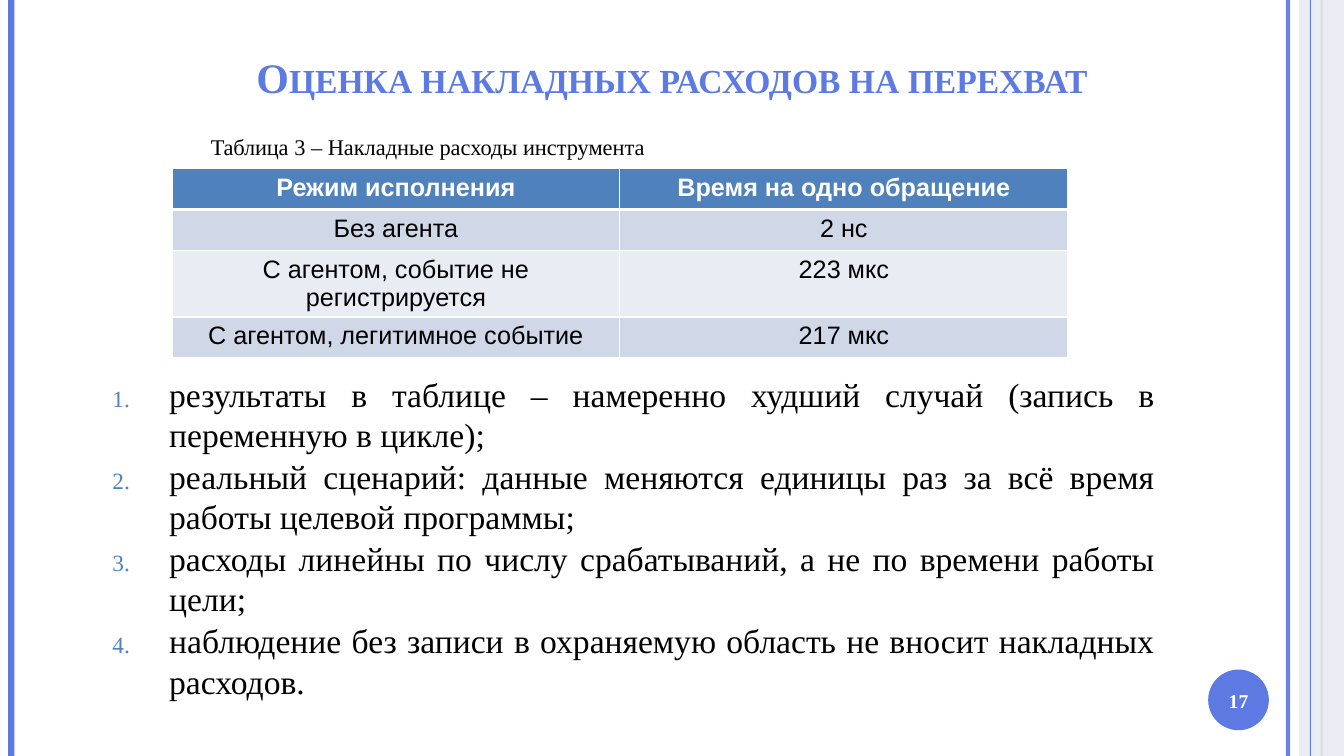
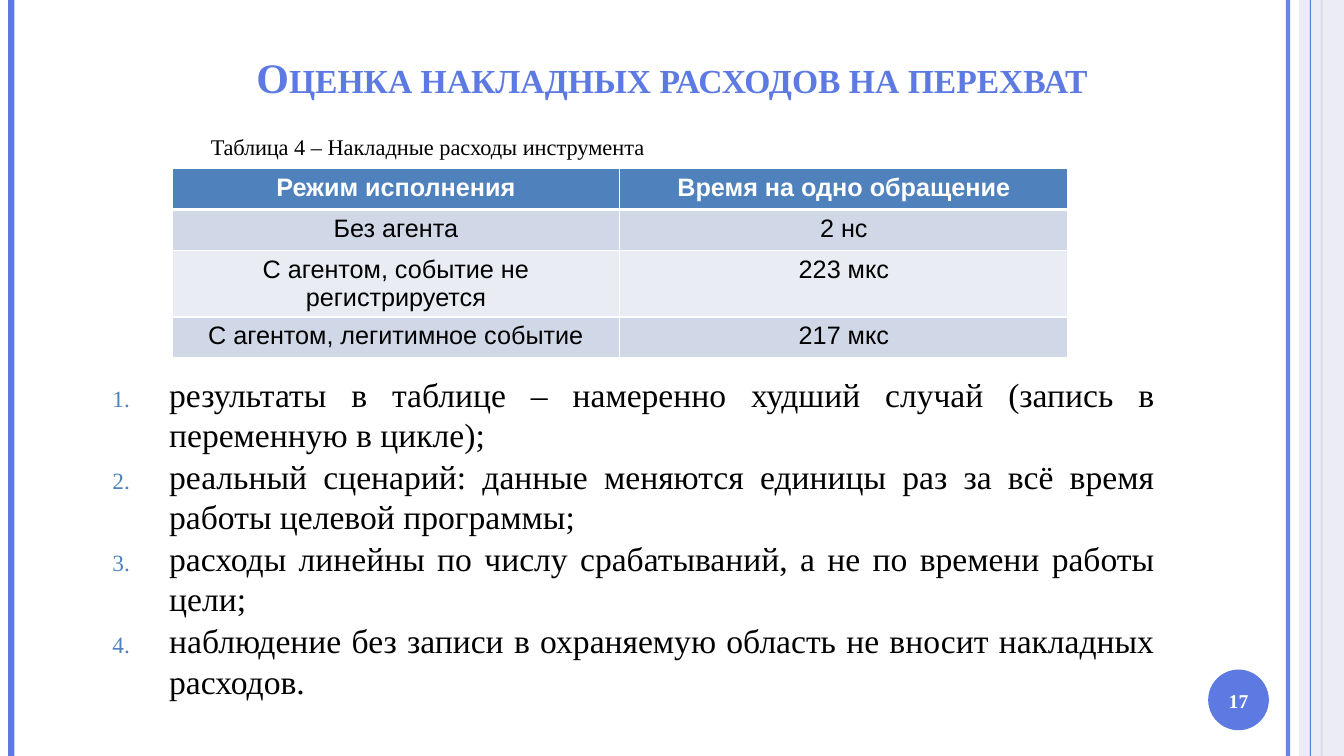
Before and after one commit to HotHeadd/nir_mephi, a slide deck: slide 17 of part2/Презентация.pptx. Drawn at 1344x756 pixels with LibreOffice and Linux fonts; fonts in the diff are those of the drawing; background and template pictures are left out. Boxes give left, top, right and bottom in pixels: in the first picture for what was removed or moved away, otherwise in the second. Text is boxed around its words. In the diff, an @@ line names an element or a change of style, - is before the commit and + after.

```diff
--- a/part2/Презентация.pptx
+++ b/part2/Презентация.pptx
@@ text at [211, 139, 644, 160]: text changed @@
-Таблица 3 – Накладные расходы инструмента
+Таблица 4 – Накладные расходы инструмента
```
Also in this commit, not shown: 6 other slides changed.
